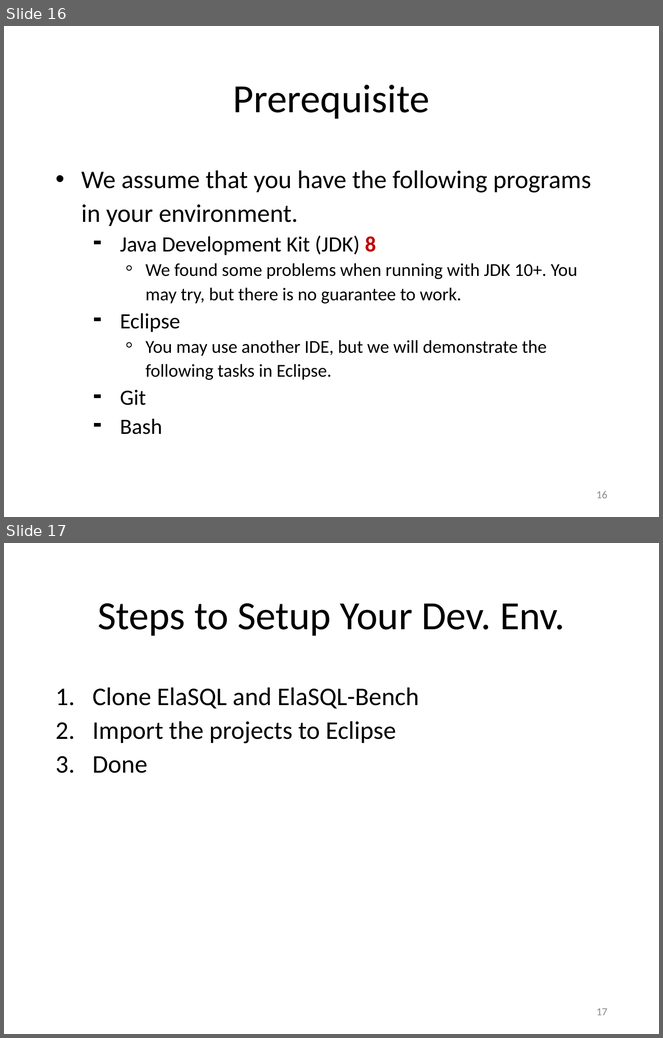
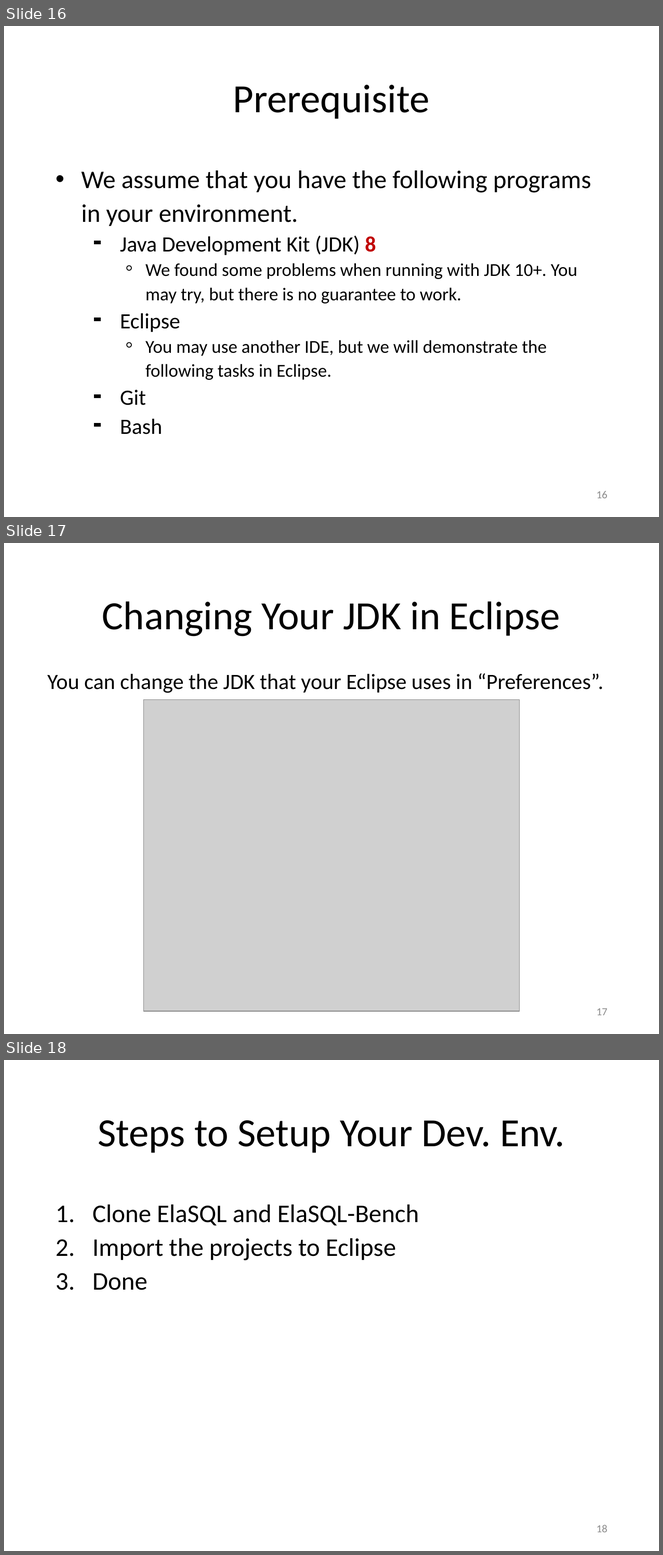
Before and after one commit to elasql/documentation, a slide deck: src/getting_started.pptx. Shown one above the other, each under a label of ours: slides 16 and 17 before the commit, slides 16, 17 and 18 after it. The pictures are 663x1038 and 663x1555 pixels, drawn with LibreOffice and Linux fonts; fonts in the diff are those of the drawing; grey boxes stand for pictures. Boxes give left, top, right and bottom in pixels: in the first picture for what was removed or moved away, otherwise in the second. Text is boxed around its words. In the diff, an @@ line names an element or a change of style, - is before the commit and + after.

```diff
--- a/src/getting_started.pptx
+++ b/src/getting_started.pptx
@@ slide 17 added at <box>4,543,659,1034</box>, background #FFFFFF @@
@@ title added at <box>102,601,560,637</box>, 44 pt, text #000000 @@
+Changing Your JDK in Eclipse
@@ text added at <box>47,674,604,693</box>, 24 pt, text #000000 @@
+You can change the JDK that your Eclipse uses in “Preferences”.
@@ picture added at <box>143,700,520,1012</box> @@
@@ page number added at <box>597,1008,608,1016</box>, 12 pt, text #8C8C8C @@
+17
@@ what was slide 17 is now slide 18 @@
@@ page number at <box>597,1525,608,1533</box>: text changed @@
-17
+18
```
Also in this commit, not shown: 2 slides changed, 1 other file.
